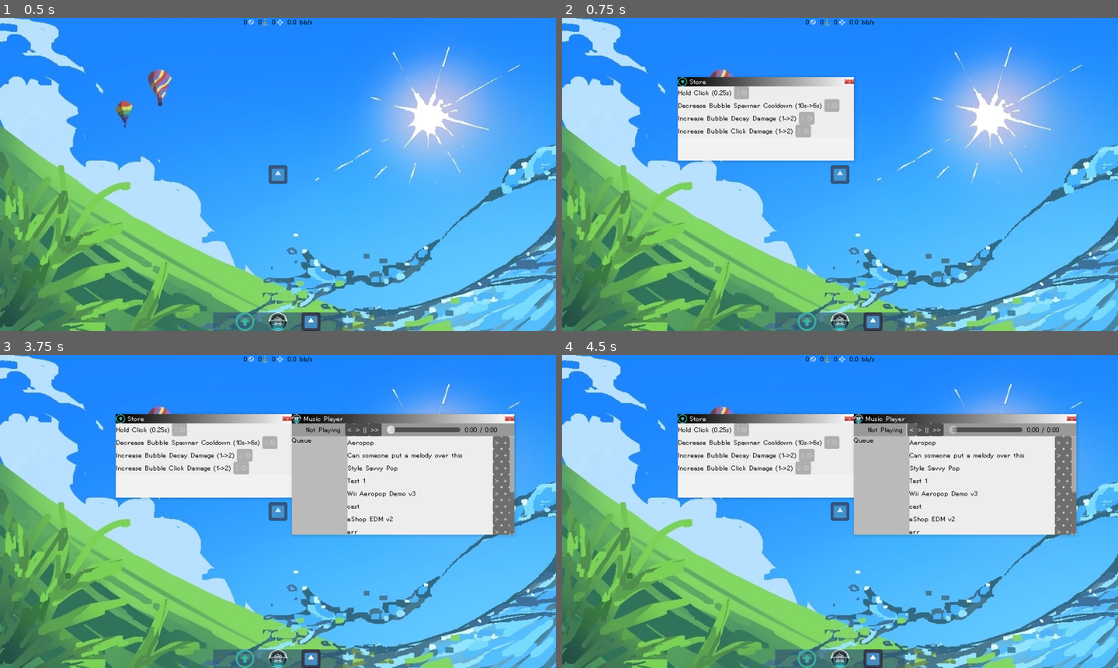
Above: before the commit, frames 1-4 (two rows, left to right).
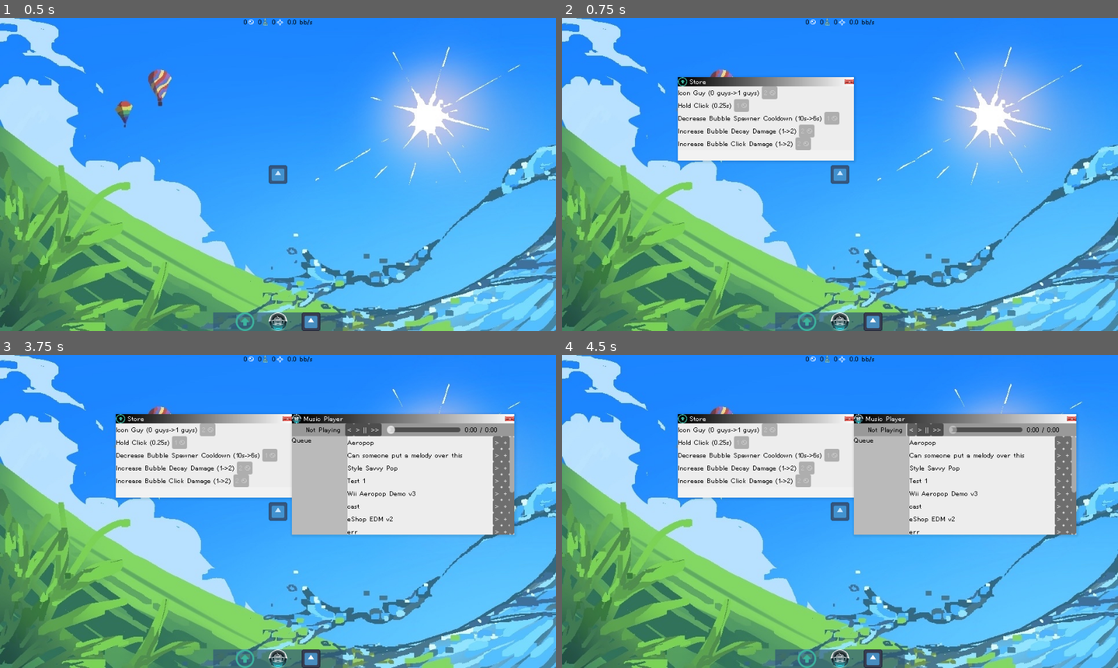
Above: after the commit, the same moments.

Repository: Kipuru/incremental-game
Game: Godot game, scene res://Game/Root/main_game.tscn
The game is run twice, just before and just after one commit, with the same random seed, the same clock (stepped at 60 frames per second) and the same inputs. The engine's default icon, where the game draws it, is replaced by a stand-in: a white triangle on a blue panel in a dark square.
Inputs (mouse positions are in pixels of both pictures, inside the frame that each line leads up to):
- Up to frame 1 (0.5 s): no input
- Up to frame 2 (0.75 s): click (806, 321) at 0.5 s
- Up to frame 3 (3.75 s): click (244, 658) at 1.25 s; click (244, 658) at 2 s; click (311, 658) at 2.75 s; click (278, 658) at 3.5 s
- Up to frame 4 (4.5 s): click "<" at 4.25 s

Frame 1 is identical in both runs. In frame 2, 1.6% of the frame differs, in the area x 20-50%, y 21-43%; in frame 3, 1.6%; in frame 4, 1.6%.

Commit message:
Buying icon guys

Diff:
--- a/Game/Autoloads/game_state.gd
+++ b/Game/Autoloads/game_state.gd
@@ -36,17 +36,18 @@
 signal bubblebucks_updated(value: int)
 
 
-func increase_icon_guys(amount: int) -> void:
-	_total_icon_guys += amount
+func set_total_icon_guys(amount: int) -> void:
+	_total_icon_guys = amount
 	_update_icon_guys()
 func increase_occupied_icon_guys(amount: int) -> void:
 	_occupied_icon_guys += amount
-	assert(_occupied_icon_guys <= _total_icon_guys)
 	_update_icon_guys()
 func get_icon_guys() -> int:
 	return _icon_guys
 func _update_icon_guys() -> void:
+	assert(_occupied_icon_guys <= _total_icon_guys)
 	_icon_guys = _total_icon_guys - _occupied_icon_guys
+	print(_icon_guys)
 
 var _total_icon_guys := 0
 var _occupied_icon_guys := 0
@@ -87,7 +88,15 @@
 
 
 # *** purchases ***
+var icon_guy_tier := WrappedInteger.new(0)
 var hold_click_tier := WrappedInteger.new(0)
 var bubble_spawner_cooldown_tier := WrappedInteger.new(0)
 var bubble_decay_damage_tier := WrappedInteger.new(0)
 var bubble_click_damage_tier := WrappedInteger.new(0)
+
+
+func _ready() -> void:
+	var icon_guy_purchaseable = PurchaseableItems.icon_guy
+	icon_guy_purchaseable.purchased.connect(
+		func(): set_total_icon_guys(icon_guy_purchaseable.value)
+	)
--- a/Game/Data/purchaseable_items.gd
+++ b/Game/Autoloads/purchaseable_items.gd
@@ -1,6 +1,14 @@
-@abstract class_name PurchaseableItems
+class_name PurchaseableItemsAutoload extends Node
 
-static var hold_click = PurchaseableItem.new(
+var icon_guy = PurchaseableItem.new(
+	"Icon Guy",
+	PurchaseableItem.Currency.BUBBLE_BUCK,
+	" guys",
+	GameState.icon_guy_tier,
+	[2, 4, 6, 8, 10, 12, 14, 16, 18, 20],
+	[0, 1, 2, 3, 4,  5,  6,  7,  8,  9, 10]
+)
+var hold_click = PurchaseableItem.new(
 	"Hold Click",
 	PurchaseableItem.Currency.BUBBLE_BUCK,
 	"s",
@@ -8,7 +16,7 @@
 	[1],
 	[null, 0.25]
 )
-static var bubble_spawner_cooldown = PurchaseableItem.new(
+var bubble_spawner_cooldown = PurchaseableItem.new(
 	"Decrease Bubble Spawner Cooldown",
 	PurchaseableItem.Currency.BUBBLE_BUCK,
 	"s",
@@ -16,7 +24,7 @@
 	[1,  2, 3, 4, 5, 6,   7,   8,   9],
 	[10, 6, 4, 2, 1, 0.5, 0.4, 0.3, 0.2, 0.1]
 )
-static var bubble_decay_damage = PurchaseableItem.new(
+var bubble_decay_damage = PurchaseableItem.new(
 	"Increase Bubble Decay Damage",
 	PurchaseableItem.Currency.BUBBLE_BUCK,
 	"",
@@ -24,7 +32,7 @@
 	[2, 4, 6, 8, 10, 12, 14, 16, 18],
 	[1, 2, 3, 4, 5,  6,  7,  8,  9, 10]
 )
-static var bubble_click_damage = PurchaseableItem.new(
+var bubble_click_damage = PurchaseableItem.new(
 	"Increase Bubble Click Damage",
 	PurchaseableItem.Currency.BUBBLE_BUCK,
 	"",
--- a/Game/UI/Store/store_interface.gd
+++ b/Game/UI/Store/store_interface.gd
@@ -15,6 +15,10 @@
 	var item: StoreItem
 
 	item = create_store_item()
+	item.init(PurchaseableItems.icon_guy)
+	container.add_child(item)
+
+	item = create_store_item()
 	item.init(PurchaseableItems.hold_click)
 	container.add_child(item)
 
--- a/project.godot
+++ b/project.godot
@@ -22,6 +22,7 @@
 GameState="*res://Game/Autoloads/game_state.gd"
 WindowManager="*res://Game/Autoloads/window_manager.gd"
 ClickManager="*res://Game/Autoloads/click_manager.gd"
+PurchaseableItems="*res://Game/Autoloads/purchaseable_items.gd"
 
 [display]
 
Renamed: Game/Data/purchaseable_items.gd.uid -> Game/Autoloads/purchaseable_items.gd.uid
